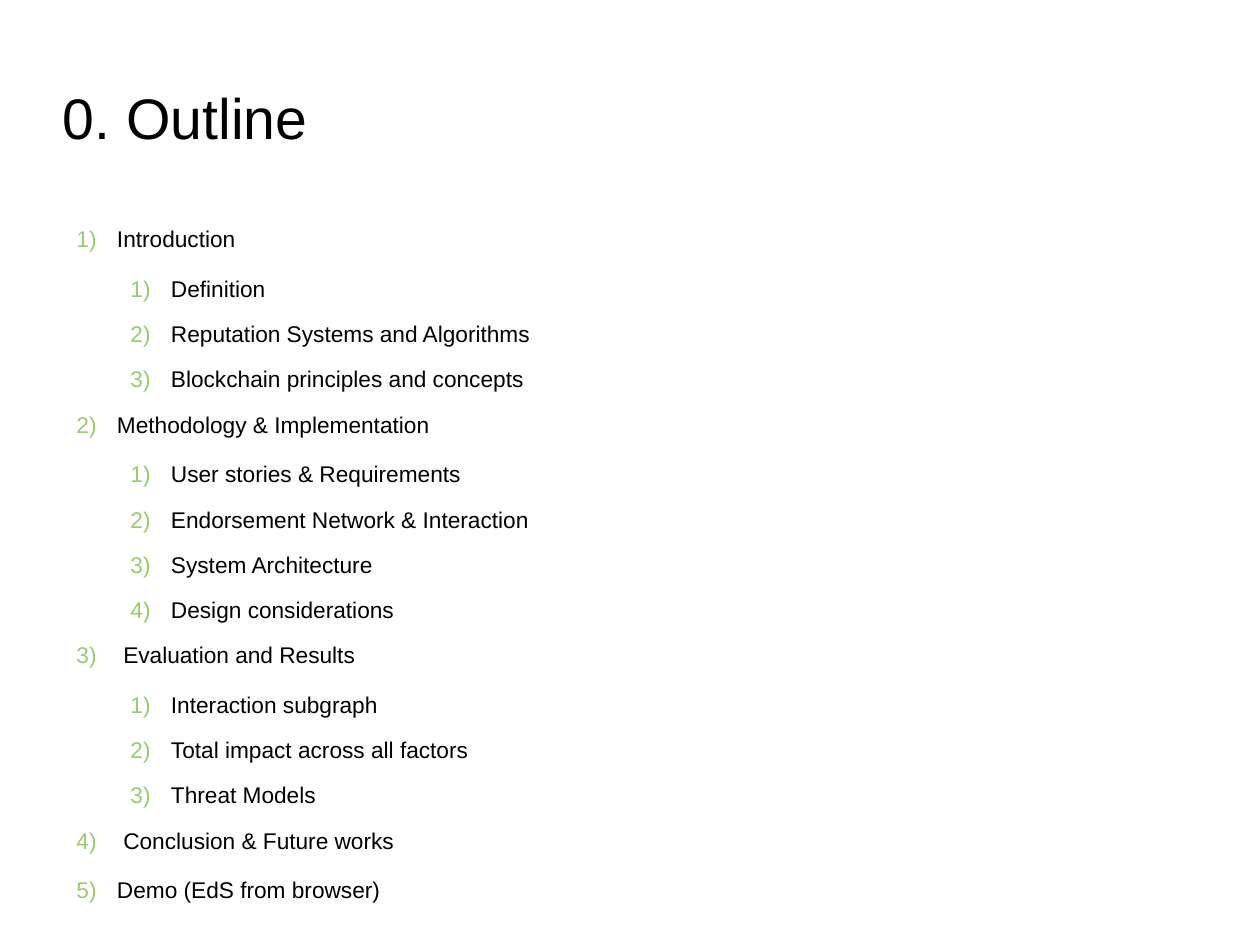
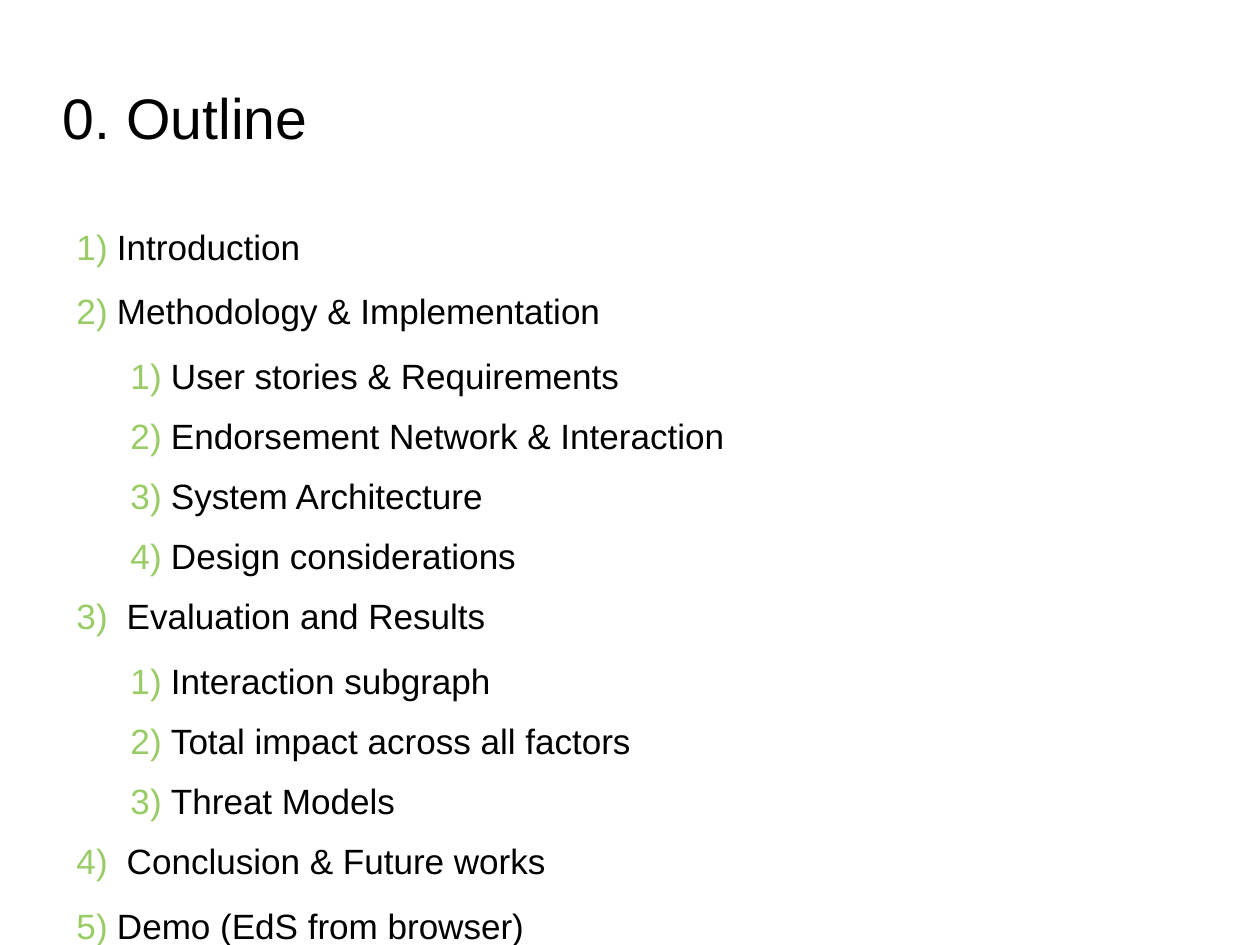
Before and after one commit to s2-t2/blockchain_reputation_system, a slide deck: slide 2 of documents/Presentation/Presentation.odp. Drawn at 1260x945 pixels with LibreOffice and Linux fonts; fonts in the diff are those of the drawing; background and template pictures are left out. Boxes give left, top, right and bottom in pixels: in the first picture for what was removed or moved away, otherwise in the second. Text is boxed around its words. In the diff, an @@ line names an element or a change of style, - is before the commit and + after.

```diff
--- a/documents/Presentation/Presentation.odp
+++ b/documents/Presentation/Presentation.odp
@@ text "Introduction" at (117,234,724,945): size 14.3 to 22.1 pt @@
@@ text at (171,280,530,392): paragraphs removed @@
-  1) Definition
-  2) Reputation Systems and Algorithms
-  3) Blockchain principles and concepts
```
Also in this commit, not shown: 11 other slides changed, 7 slides added, 8 slides removed, 4 other files.
